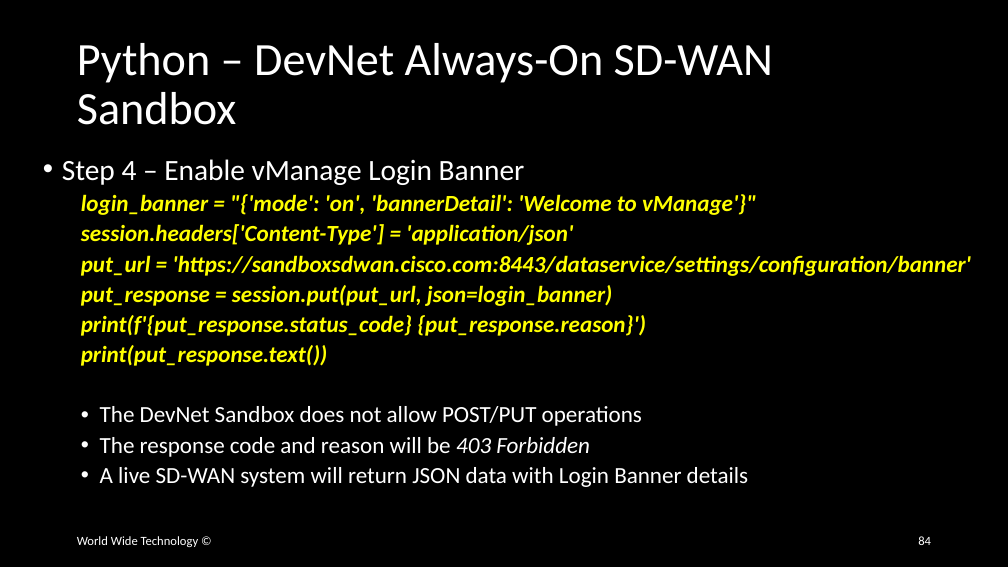
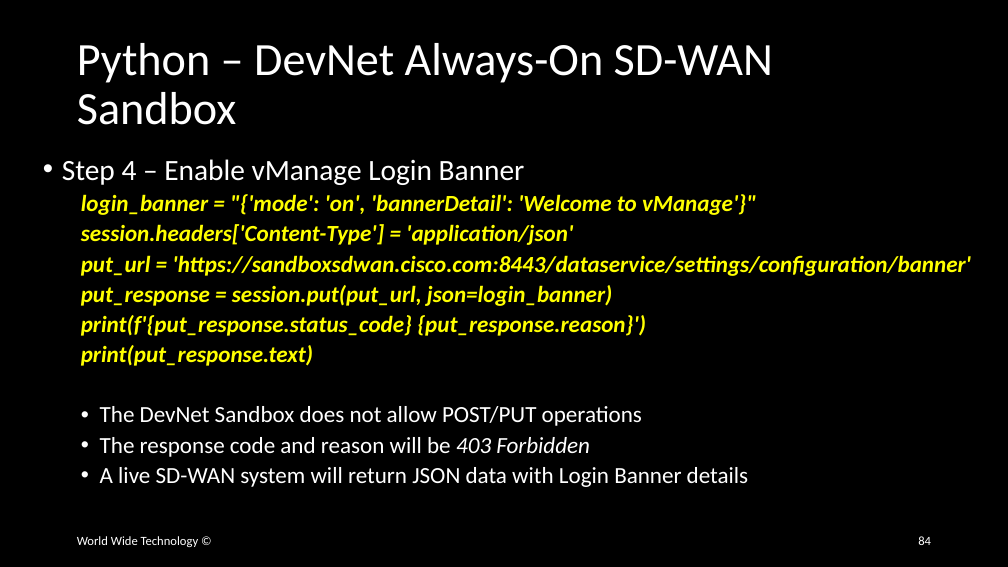
Before and after one commit to wwt/curl-requests-foundations, a slide deck: slide 84 of curl-requests-foundations.pptx. Drawn at 1008x567 pixels with LibreOffice and Linux fonts; fonts in the diff are those of the drawing. Boxes give left, top, right and bottom in pixels: in the first picture for what was removed or moved away, otherwise in the second. Text is boxed around its words. In the diff, an @@ line names an element or a change of style, - is before the commit and + after.

Commit message:
Updated SD-WAN Python slides

```diff
--- a/curl-requests-foundations.pptx
+++ b/curl-requests-foundations.pptx
@@ text at <box>81,345,313,366</box>: text changed @@
-  print(put_response.text())
+  print(put_response.text)
```
Also in this commit, not shown: 4 other slides changed.
